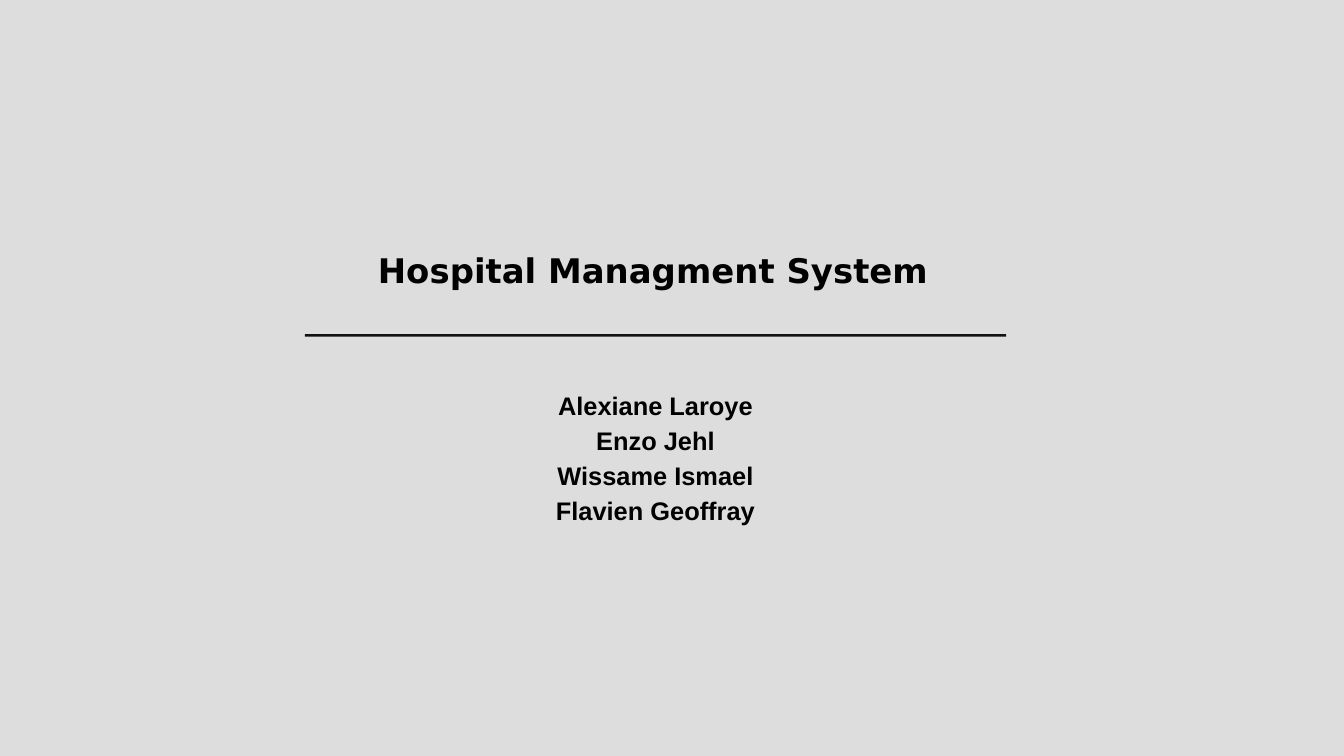
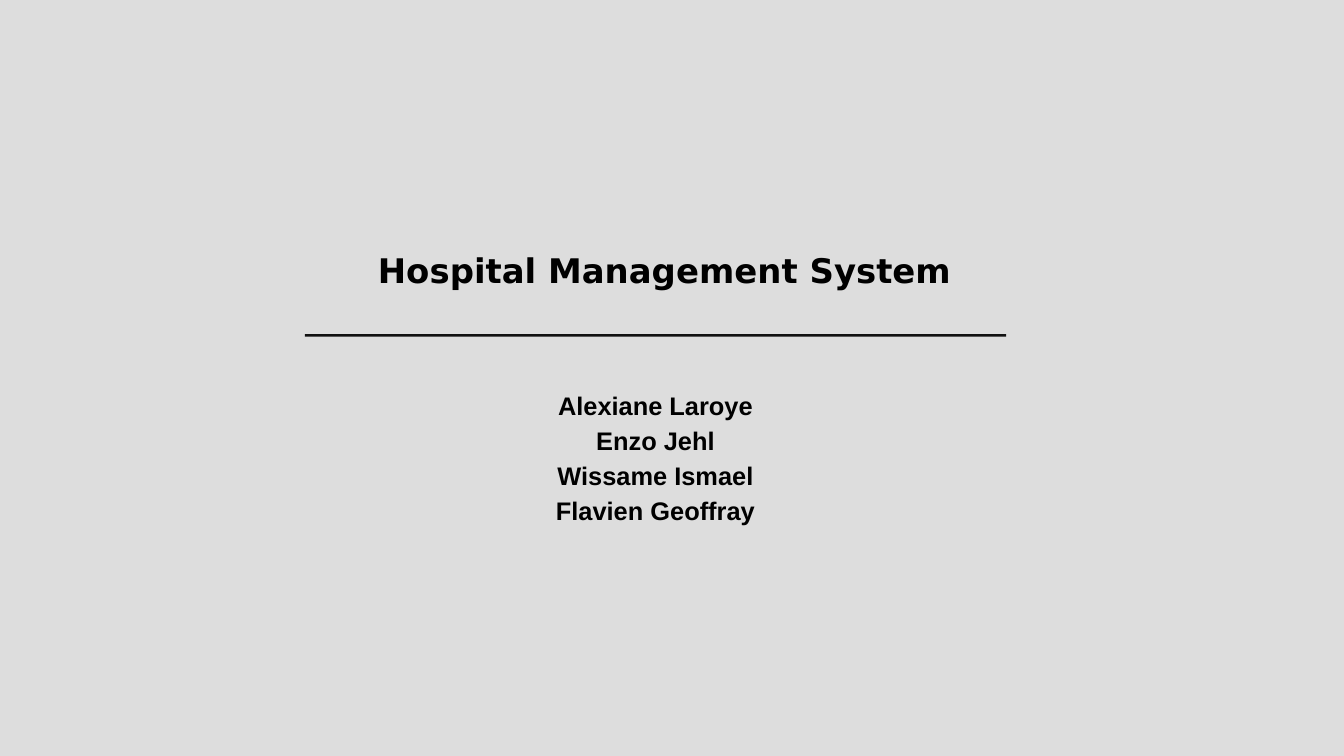
Before and after one commit to enzo-jehl/hospital, a slide deck: slide 1 of project-presentation.odp. Drawn at 1344x756 pixels with LibreOffice and Linux fonts; fonts in the diff are those of the drawing. Boxes give left, top, right and bottom in pixels: in the first picture for what was removed or moved away, otherwise in the second. Text is boxed around its words. In the diff, an @@ line names an element or a change of style, - is before the commit and + after.

```diff
--- a/project-presentation.odp
+++ b/project-presentation.odp
@@ text at [378, 257, 951, 290]: text changed @@
-Hospital Managment System
+Hospital Management System
```
Also in this commit, not shown: 1 other slide changed, 1 slide added, 1 slide removed, 2 other files.
